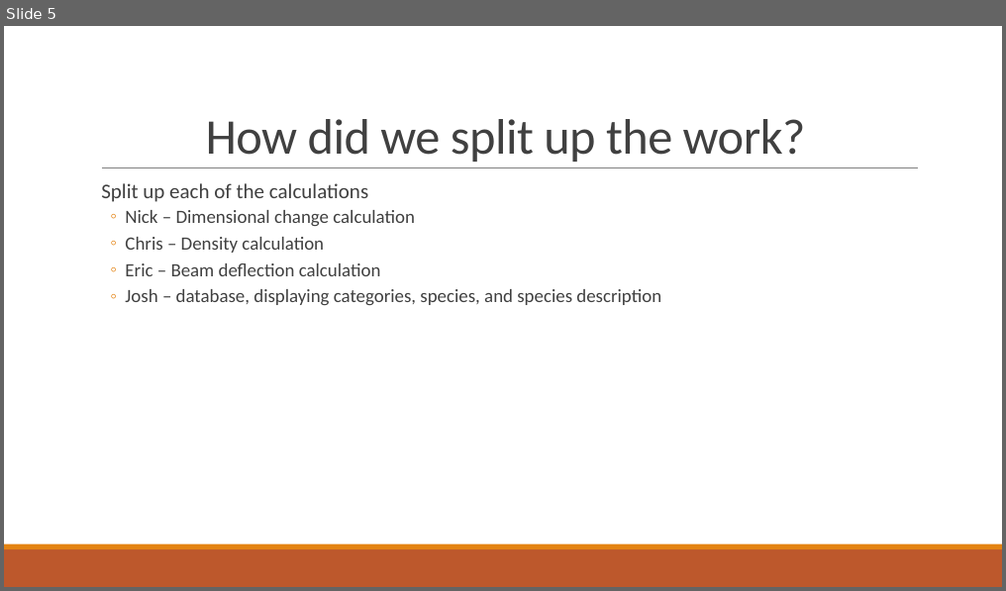
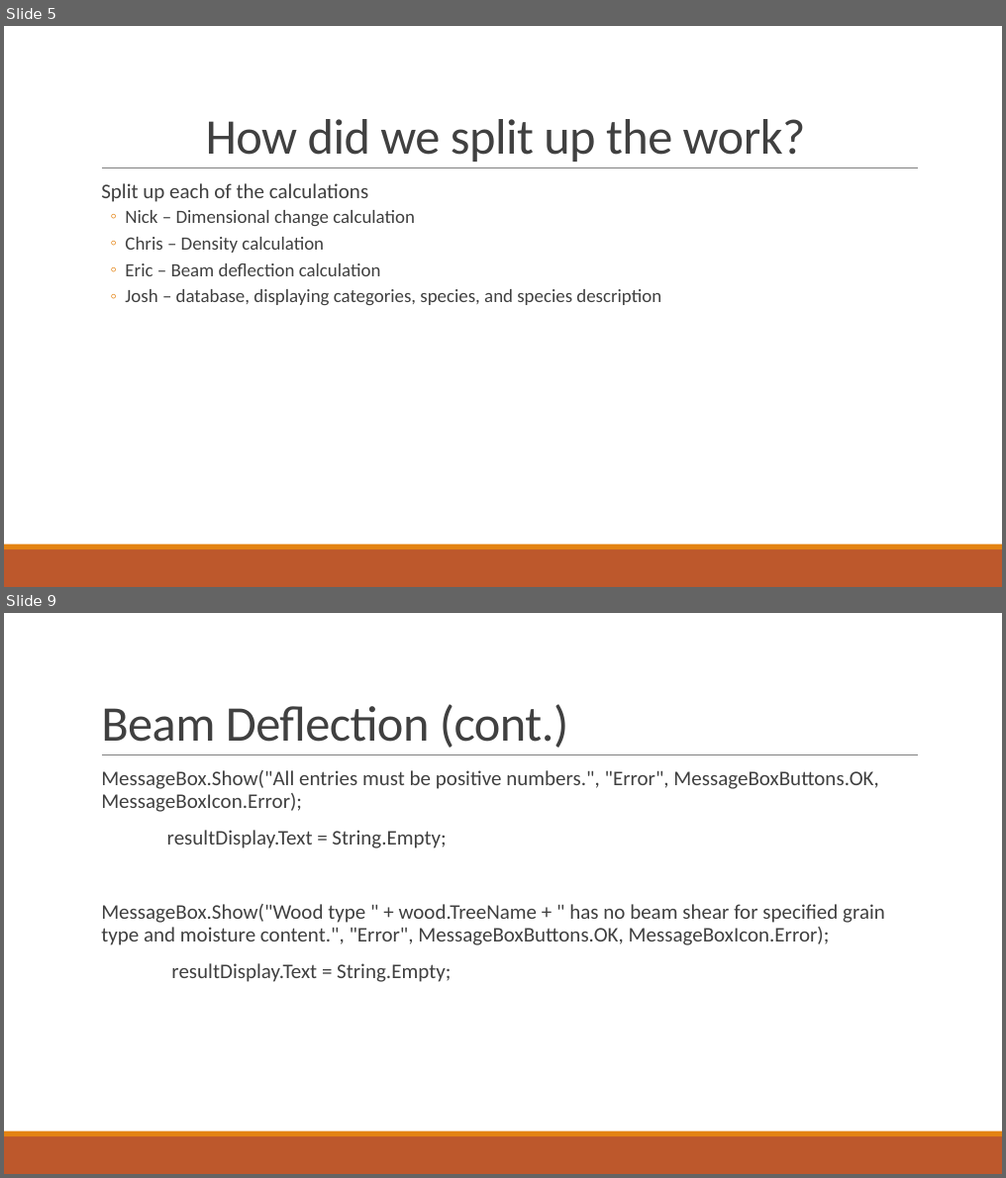
Before and after one commit to jhouston88/CSCI3350SoftwareEngineeringII, a slide deck: Implementation/Implementation Team Presentation.pptx. Shown one above the other, each under a label of ours: slide 5 before the commit, slides 5 and 9 after it; the slides between them are not shown. The pictures are 1006x591 and 1006x1178 pixels, drawn with LibreOffice and Linux fonts; fonts in the diff are those of the drawing. Boxes give left, top, right and bottom in pixels: in the first picture for what was removed or moved away, otherwise in the second. Text is boxed around its words. In the diff, an @@ line names an element or a change of style, - is before the commit and + after.

Commit message:
Updated implementation ppt
Also made one minor change to calcBeamDeflectionForm for the Infinity
error.

```diff
--- a/Implementation/Implementation Team Presentation.pptx
+++ b/Implementation/Implementation Team Presentation.pptx
@@ slide 9 added at <box>4,613,1002,1174</box>, background #FFFFFF; not listed: 3 template elements that a slide beside it also shows @@
@@ title added at <box>101,704,568,748</box>, 48 pt, text #404040 @@
+Beam Deflection (cont.)
@@ text added at <box>101,770,885,982</box>, 20 pt, text #404040 @@
+  MessageBox.Show("All entries must be positive numbers.", "Error", MessageBoxButtons.OK, MessageBoxIcon.Error);
+  resultDisplay.Text = String.Empty;
+  MessageBox.Show("Wood type " + wood.TreeName + " has no beam shear for specified grain type and moisture content.", "Error", MessageBoxButtons.OK, MessageBoxIcon.Error);
+  resultDisplay.Text = String.Empty;
```
Also in this commit, not shown: 3 other slides added, 1 other file.
